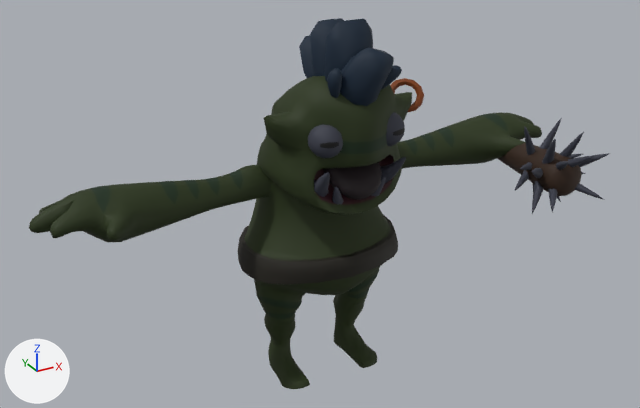
An edit to the glTF model public/assets/models/enemies/quaternius/hero/orc.hero.glb, drawn before and after from the same camera.
Rendered twice from a 50 mm lens placed at (-2.16, -3.7, 3.0), pointed at (-0.07, 0.09, 1.1). Every picture has the same lights, and +X, +Y and +Z are marked at lower left. The older version comes first. Where no turn or scale is listed for an object, it has been applied to the vertices. Vertices at exactly the same position are counted once.

In view in the first picture: 'Orc', 'Orc_Weapon'.
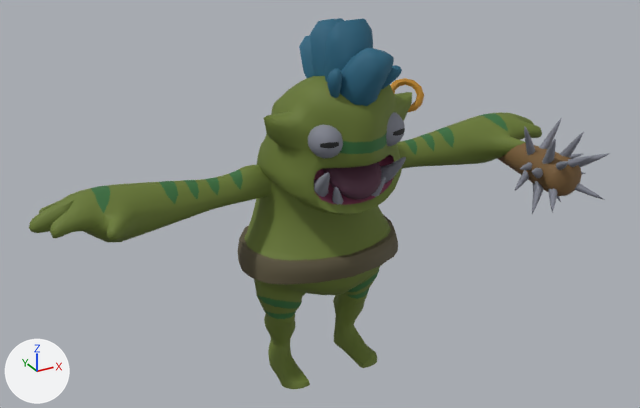
Location of each change, [x1, y1, x2, y2] in pixels of the pictures (640 x 408 px):
part 1 of me_orc, recoloured (lighter)
    both: [29, 18, 542, 389]
part 2 of me_orc_weapon, recoloured (greyish blue to grey)
    both: [515, 118, 610, 214]
part 3 of me_orc_weapon, recoloured (lighter)
    both: [497, 143, 582, 196]

Diff of the bpy script that builds the scene:
```diff
--- a/public/assets/models/enemies/quaternius/hero/orc.hero.glb.py
+++ b/public/assets/models/enemies/quaternius/hero/orc.hero.glb.py
@@ me_orc @@
 me_orc.from_pydata(...)  # 3243 vertices, 6336 faces; spans x -2.78..0.29, y -0.51..0.38, z -1.15..0.95
 # used by ob_orc; location = (1.248, 0.215, 1.155)
+# me_orc part 1: 6336 faces centred in x -2.78..0.28, y -0.5..0.37, z -1.15..0.93 are repainted in the vertex colours; the middle colour goes from dark green #233108 to dark green #687930
 me_orc.materials.append(mat_hordeready_vertexcolor)
@@ me_orc_weapon @@
 me_orc_weapon.from_pydata(...)  # 593 vertices, 1008 faces; spans x -0.358..0.155, y -0.803..0.424, z -0.19..0.31
 # used by ob_orc_weapon; location = (1.248, 0.215, 1.155)
+# me_orc_weapon part 2: 720 faces centred in x -0.344..0.141, y -0.777..-0.356, z -0.171..0.292 are repainted in the vertex colours; the middle colour goes from greyish blue #383b48 to grey #818490
+# me_orc_weapon part 3: 288 faces centred in x -0.191..0.092, y -0.678..0.416, z -0.074..0.142 are repainted in the vertex colours; the middle colour goes from brown #301b09 to brown #785b35
 me_orc_weapon.materials.append(mat_hordeready_vertexcolor)
```
